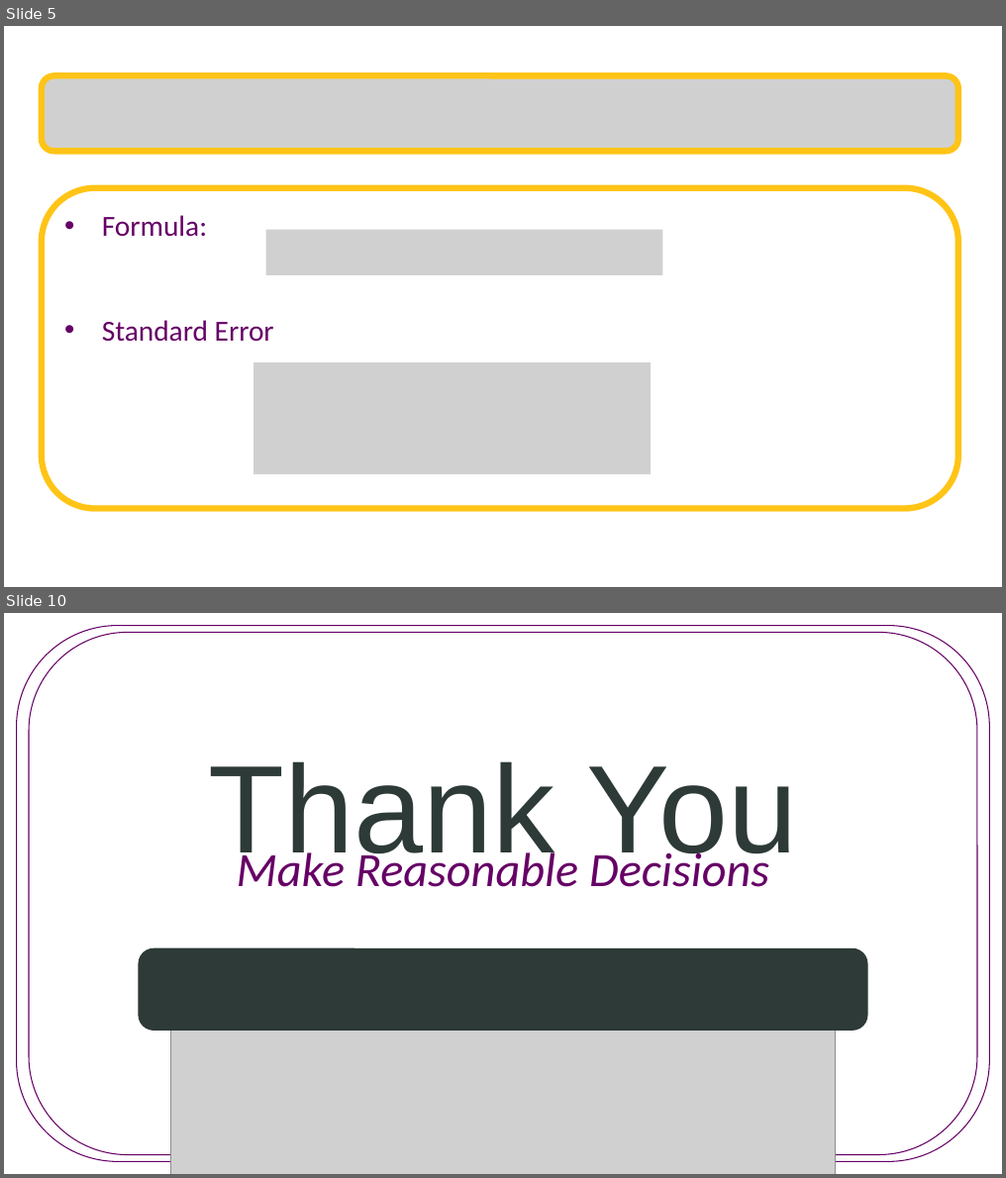
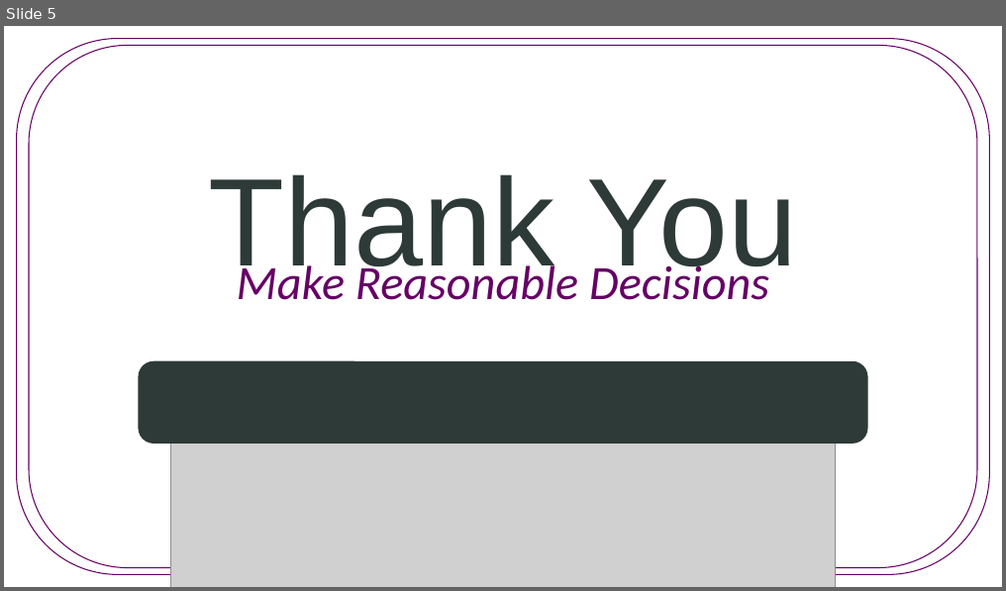
Before and after one commit to SuperMarioGiacomazzo/STOR455_WEBSITE, a slide deck: Lectures/13 - Multiple Linear Regression.pptx. Shown one above the other, each under a label of ours: slides 5 and 10 before the commit, slide 5 after it; the slides between them are not shown. The pictures are 1006x1178 and 1006x591 pixels, drawn with LibreOffice and Linux fonts; fonts in the diff are those of the drawing; grey boxes stand for pictures; background and template pictures are left out. Boxes give left, top, right and bottom in pixels: in the first picture for what was removed or moved away, otherwise in the second. Text is boxed around its words. In the diff, an @@ line names an element or a change of style, - is before the commit and + after.

```diff
--- a/Lectures/13 - Multiple Linear Regression.pptx
+++ b/Lectures/13 - Multiple Linear Regression.pptx
@@ slide 5 removed at (4,26,1002,587), background picture (left out) @@
@@ picture removed at (42,76,958,152) @@
@@ rounded rectangle removed at (42,188,958,509) @@
-• Formula:
-• Standard Error
@@ picture removed at (266,230,662,275) @@
@@ picture removed at (253,363,650,474) @@
@@ what was slide 10 is now slide 5 @@
```
Also in this commit, not shown: 2 slides changed, 2 slides added, 6 other slides removed, 15 other files.
